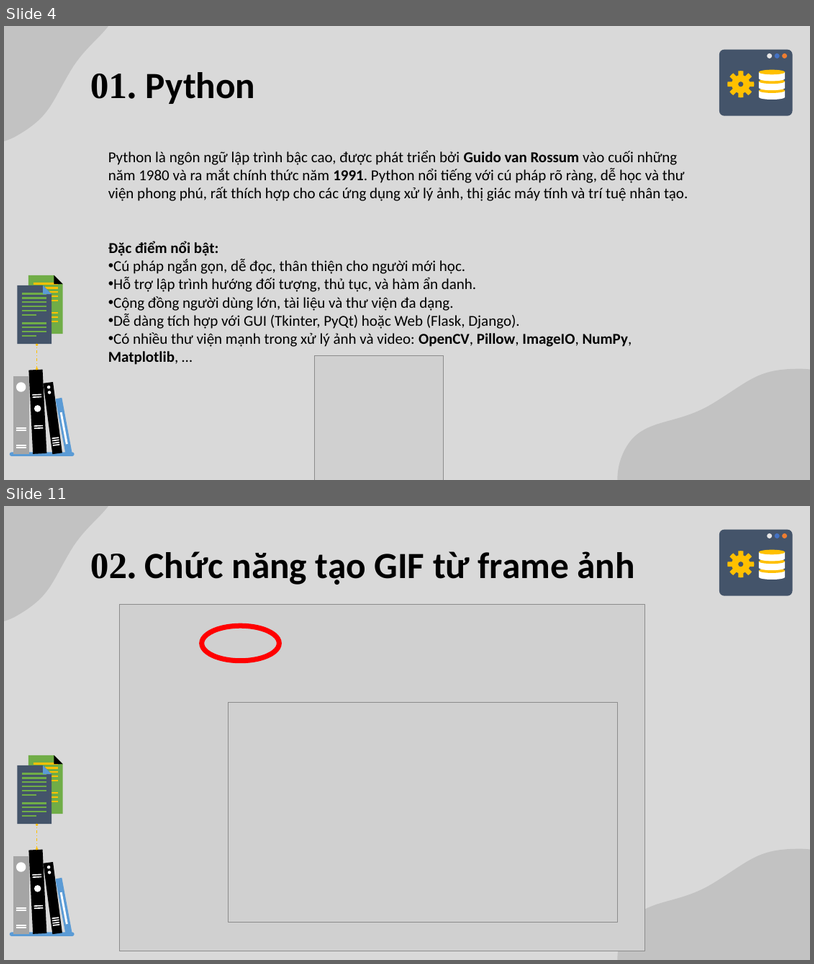
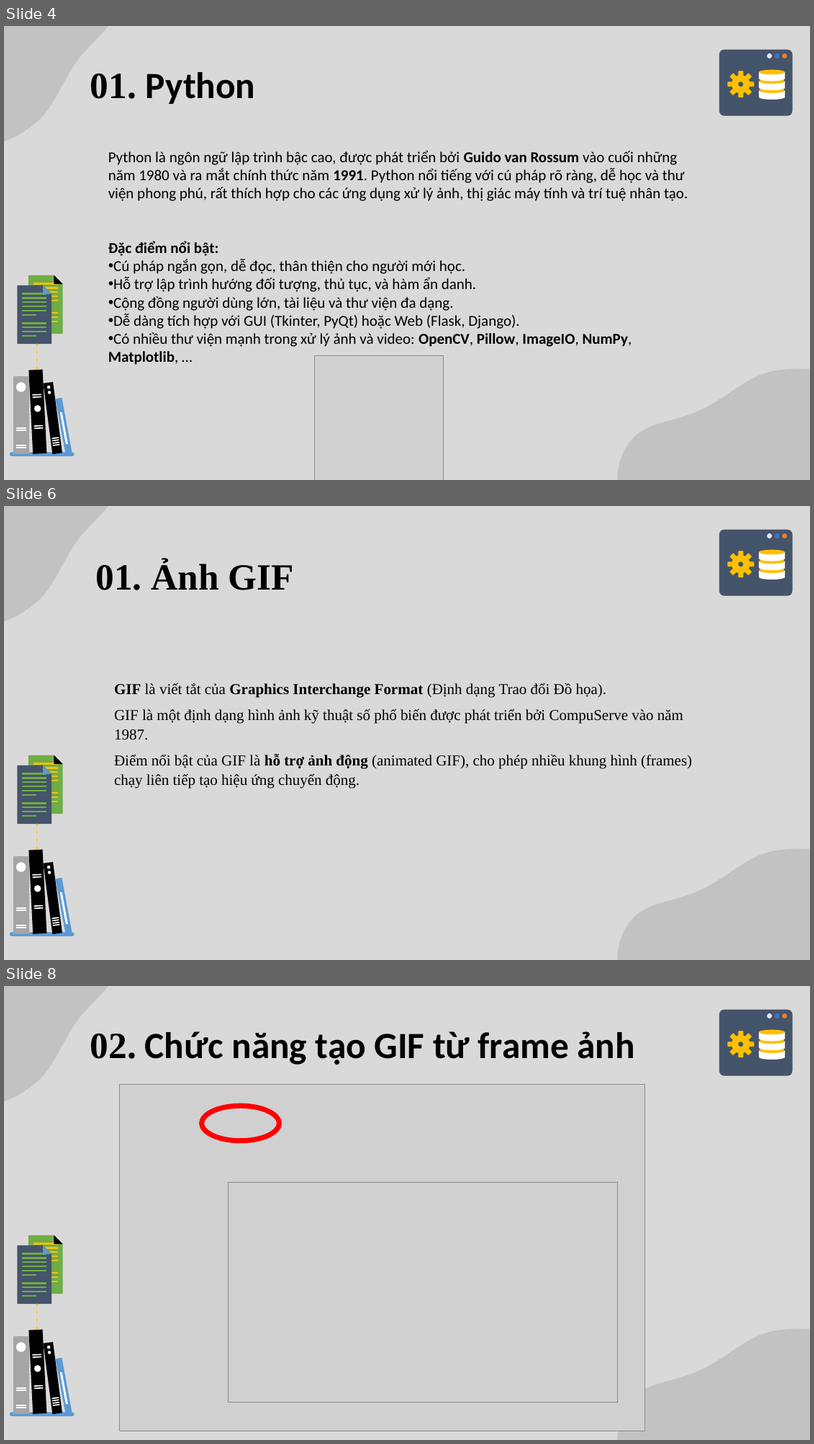
Before and after one commit to Duckkeip/xulyanh2, a slide deck: BaocaotieuluanPP.pptx. Shown one above the other, each under a label of ours: slides 4 and 11 before the commit, slides 4, 6 and 8 after it; the slides between them are not shown. The pictures are 814x964 and 814x1444 pixels, drawn with LibreOffice and Linux fonts; fonts in the diff are those of the drawing; grey boxes stand for pictures. Boxes give left, top, right and bottom in pixels: in the first picture for what was removed or moved away, otherwise in the second. Text is boxed around its words. In the diff, an @@ line names an element or a change of style, - is before the commit and + after.

```diff
--- a/BaocaotieuluanPP.pptx
+++ b/BaocaotieuluanPP.pptx
@@ slide 6 added at (4,506,810,960), background #D9D9D9; not listed: 62 template elements that a slide beside it also shows @@
@@ text added at (96,561,294,590), 44 pt, text #000000, bold @@
+01. Ảnh GIF
@@ text added at (114,682,692,788), 18 pt, text #000000 @@
+GIF là viết tắt của Graphics Interchange Format (Định dạng Trao đổi Đồ họa).
+GIF là một định dạng hình ảnh kỹ thuật số phổ biến được phát triển bởi CompuServe vào năm 1987.
+Điểm nổi bật của GIF là hỗ trợ ảnh động (animated GIF), cho phép nhiều khung hình (frames) chạy liên tiếp tạo hiệu ứng chuyển động.
@@ what was slide 11 is now slide 8 @@
```
Also in this commit, not shown: 1 slide changed, 1 other slide added, 5 slides removed, 2 other files.
